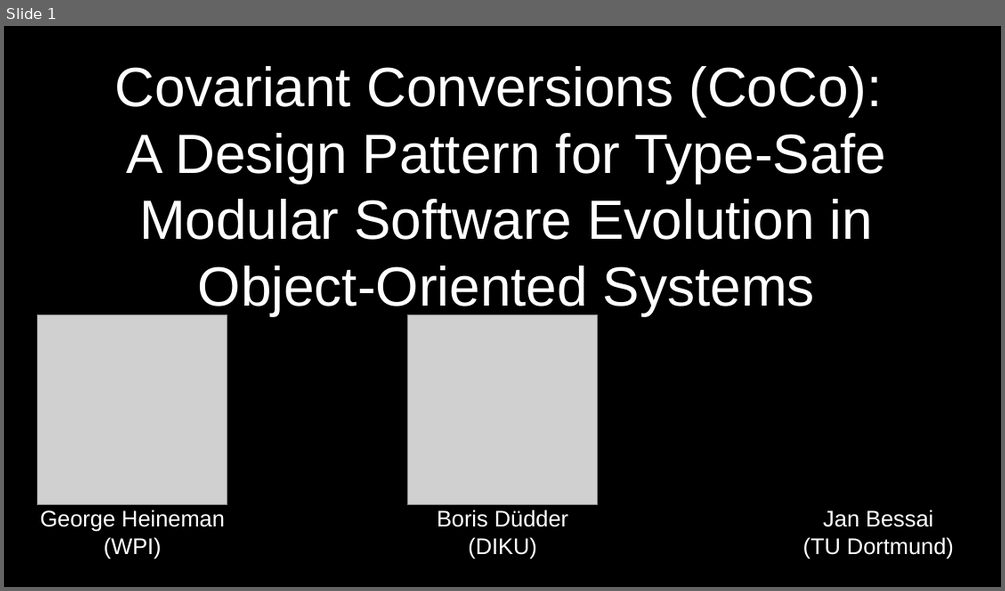
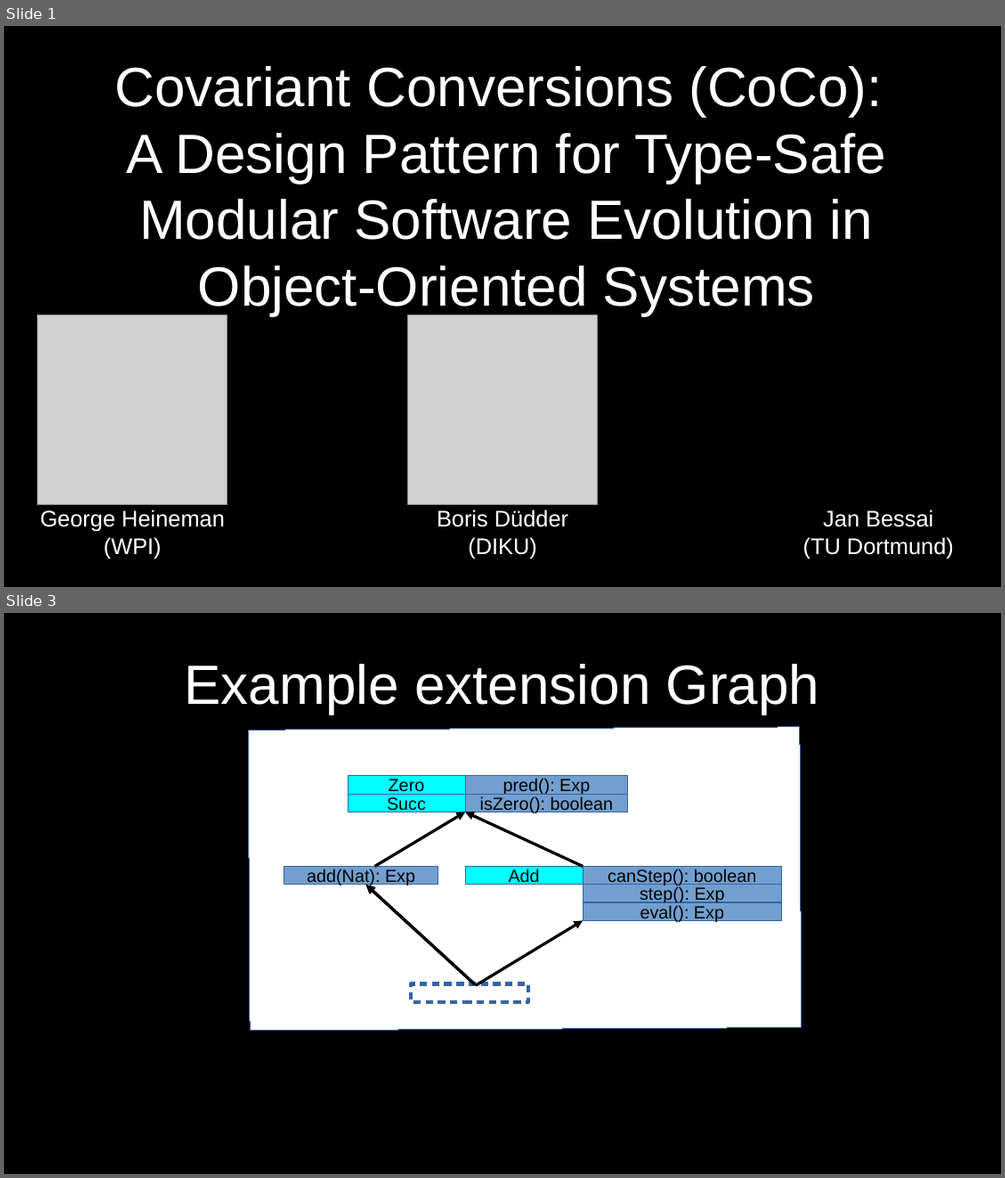
Before and after one commit to JanBessai/ecoop-coco-presentation, a slide deck: slides/slides.odp. Shown one above the other, each under a label of ours: slide 1 before the commit, slides 1 and 3 after it; the slides between them are not shown. The pictures are 1005x591 and 1005x1178 pixels, drawn with LibreOffice and Linux fonts; fonts in the diff are those of the drawing; grey boxes stand for pictures. Boxes give left, top, right and bottom in pixels: in the first picture for what was removed or moved away, otherwise in the second. Text is boxed around its words. In the diff, an @@ line names an element or a change of style, - is before the commit and + after.

Commit message:
Add Nat example, improve slides

```diff
--- a/slides/slides.odp
+++ b/slides/slides.odp
@@ slide 3 added at <box>4,613,1001,1174</box>, background #000000 @@
@@ title added at <box>184,664,820,714</box>, 44 pt, text #FFFFFF @@
+Example extension Graph
@@ rectangle added at <box>249,727,801,1030</box>, fill #FFFFFF, outline #3465A4 0 pt @@
@@ group added at <box>348,776,628,812</box>: 4 rectangles @@
+Zero
+Succ
+pred(): Exp
+isZero(): boolean
@@ arrow added from (375, 867) to (465, 812), #000000 2.3 pt @@
@@ arrow added from (582, 867) to (465, 812), #000000 2.3 pt @@
@@ rectangle added at <box>284,867,438,884</box>, fill #729FCF, outline #3465A4 0 pt, 14 pt, text #000000 @@
+add(Nat): Exp
@@ arrow added from (474, 984) to (366, 884), #000000 2.3 pt @@
@@ arrow added from (476, 985) to (367, 885), #000000 2.3 pt @@
@@ arrow added from (477, 986) to (582, 921), #000000 2.3 pt @@
@@ group added at <box>411,867,782,1002</box>: 5 rectangles @@
+Add
+step(): Exp
+eval(): Exp
+canStep(): boolean
```
Also in this commit, not shown: 3 slides changed, 1 other slide added, 6 other files.
